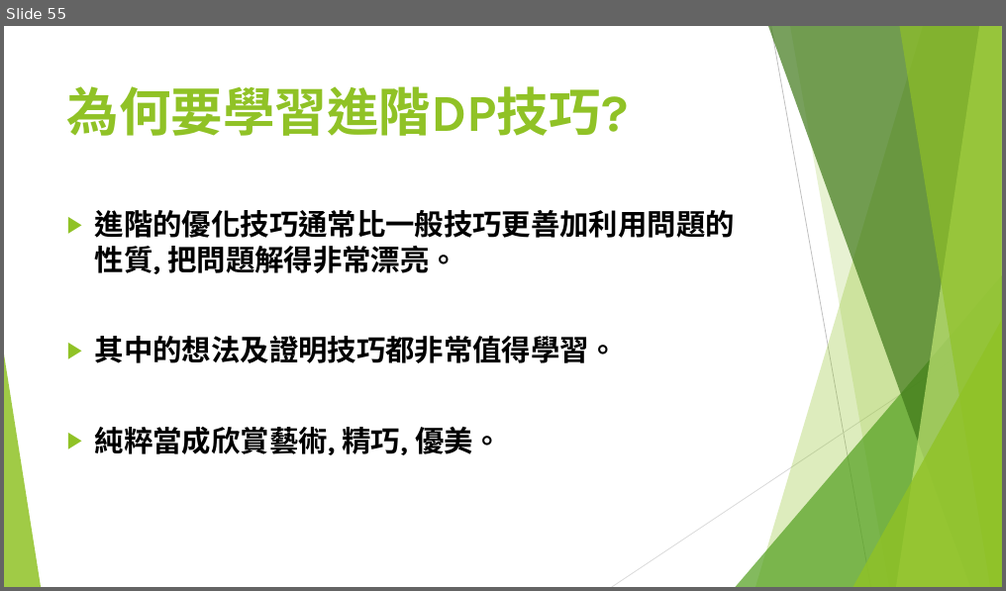
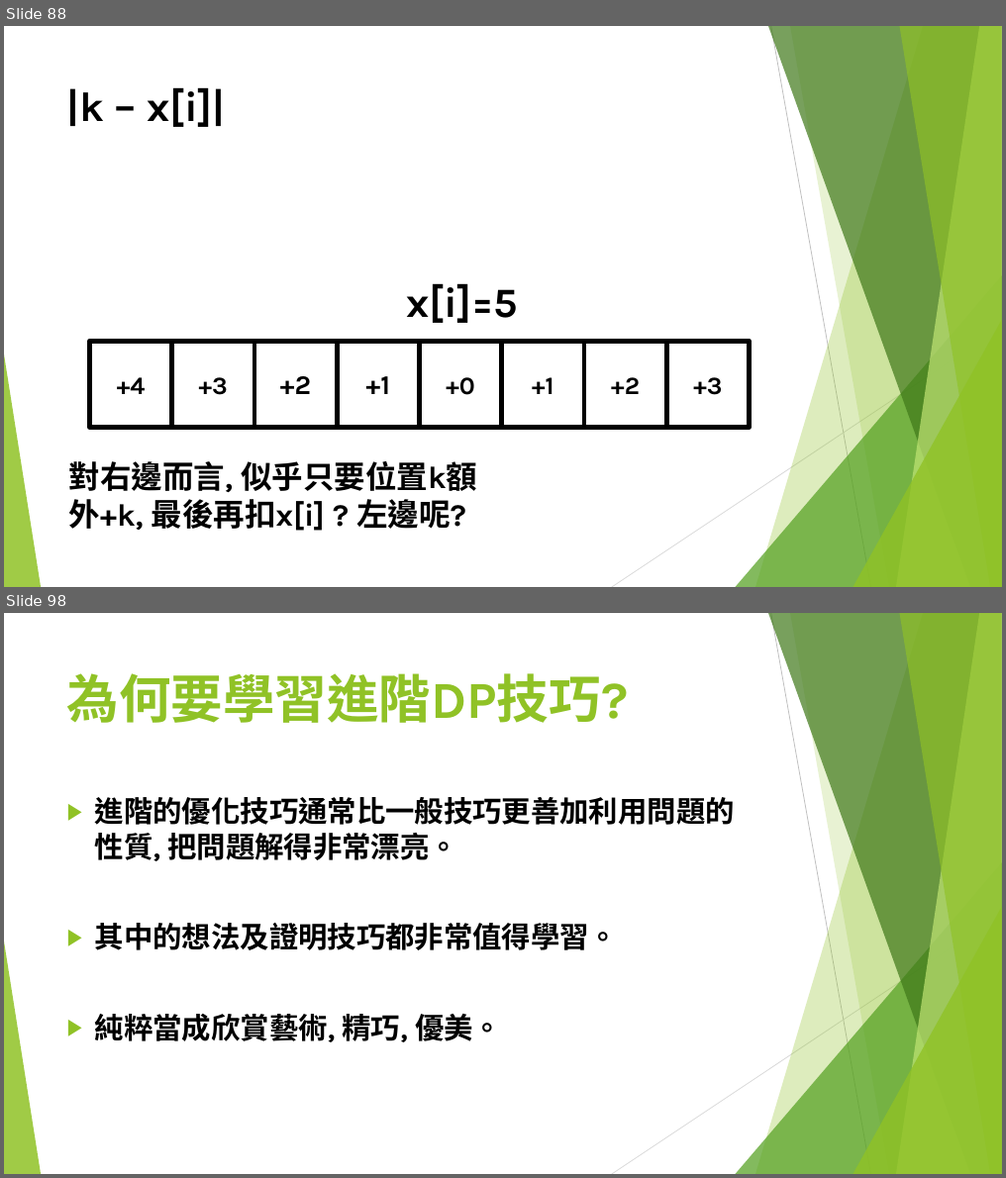
Before and after one commit to S920105123/DP2, a slide deck: presentation/進階動態規劃.pptx. Shown one above the other, each under a label of ours: slide 55 before the commit, slides 88 and 98 after it; the slides between them are not shown. The pictures are 1006x591 and 1006x1178 pixels, drawn with LibreOffice and Linux fonts; fonts in the diff are those of the drawing. Boxes give left, top, right and bottom in pixels: in the first picture for what was removed or moved away, otherwise in the second. Text is boxed around its words. In the diff, an @@ line names an element or a change of style, - is before the commit and + after.

```diff
--- a/presentation/進階動態規劃.pptx
+++ b/presentation/進階動態規劃.pptx
@@ slide 88 added at [4, 26, 1002, 587], background #FFFFFF; not listed: 10 template elements that a slide beside it also shows @@
@@ title added at [67, 87, 225, 127], 40 pt, text #000000, bold @@
+|k – x[i]|
@@ text added at [407, 283, 519, 323], 40 pt, text #000000, bold @@
+x[i]=5
@@ rectangle added at [89, 341, 171, 428], outline #000000 4.5 pt, 24 pt, text #000000, bold @@
++4
@@ rectangle added at [171, 341, 254, 428], outline #000000 4.5 pt, 24 pt, text #000000, bold @@
++3
@@ rectangle added at [254, 341, 338, 428], outline #000000 4.5 pt, 26 pt, text #000000, bold @@
++2
@@ rectangle added at [338, 341, 420, 428], outline #000000 4.5 pt, 26 pt, text #000000, bold @@
++1
@@ rectangle added at [420, 341, 502, 428], outline #000000 4.5 pt, 24 pt, text #000000, bold @@
++0
@@ rectangle added at [502, 341, 584, 428], outline #000000 4.5 pt, 24 pt, text #000000, bold @@
++1
@@ rectangle added at [584, 341, 666, 428], outline #000000 4.5 pt, 24 pt, text #000000, bold @@
++2
@@ rectangle added at [666, 341, 748, 428], outline #000000 4.5 pt, 24 pt, text #000000, bold @@
++3
@@ text added at [69, 462, 477, 531], 30 pt, text #000000, bold @@
+對右邊而言, 似乎只要位置k額外+k, 最後再扣x[i] ? 左邊呢?
@@ what was slide 55 is now slide 98 @@
```
Also in this commit, not shown: 13 slides changed, 42 other slides added.
